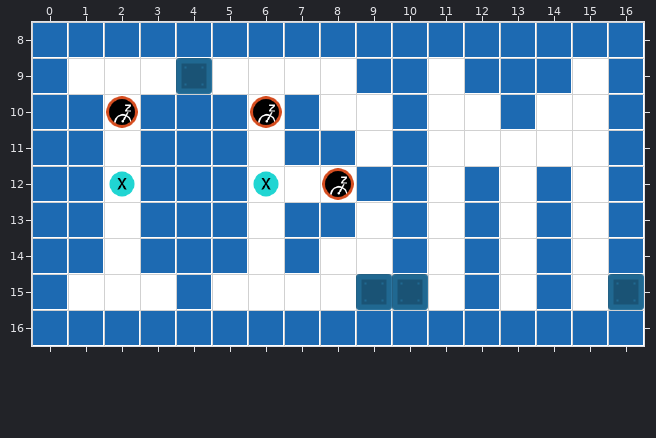
Two states of a Tiled map (JSON), public/assets/maps/map.json. The picture above is the old version.
Cells are 64x64 px. Shown: x 0..16, y 8..16. Tiles whose own drawing changed are shown in their newer look in all pictures. The old version is drawn lined up with the new one.
The result:
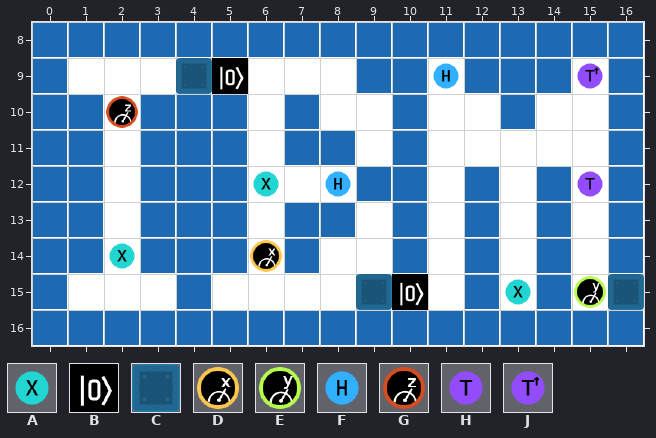
Key: from "tileset": A 11, B 12, C 18, D 25, E 38, F 50, G 51, H 64, J 77.
_ is an empty cell, . an unchanged one.
Changes in this commit:
map size 17x9 -> 17x17 cells (old content now starts at 0,8; both pictures use the new coordinates)
--- layer "walls"
@@ x 5..5 @@
- 9 _
+ 9 B
@@ x 10..10 @@
-15 C
+15 B
--- layer "gates"
@@ x 11..15 @@
- 9 _..._
+ 9 F...J
@@ x 2..15 @@
-12 A....._......_
+12 _.....F......H
@@ x 2..13 @@
-14 _...........
-15 ..........._
+14 A...........
+15 ...........A
--- layer "reads"
@@ x 6..6 @@
-10 G
+10 _
@@ x 8..8 @@
-12 G
+12 _
@@ x 6..15 @@
-14 _.........
-15 ........._
+14 D.........
+15 .........E
